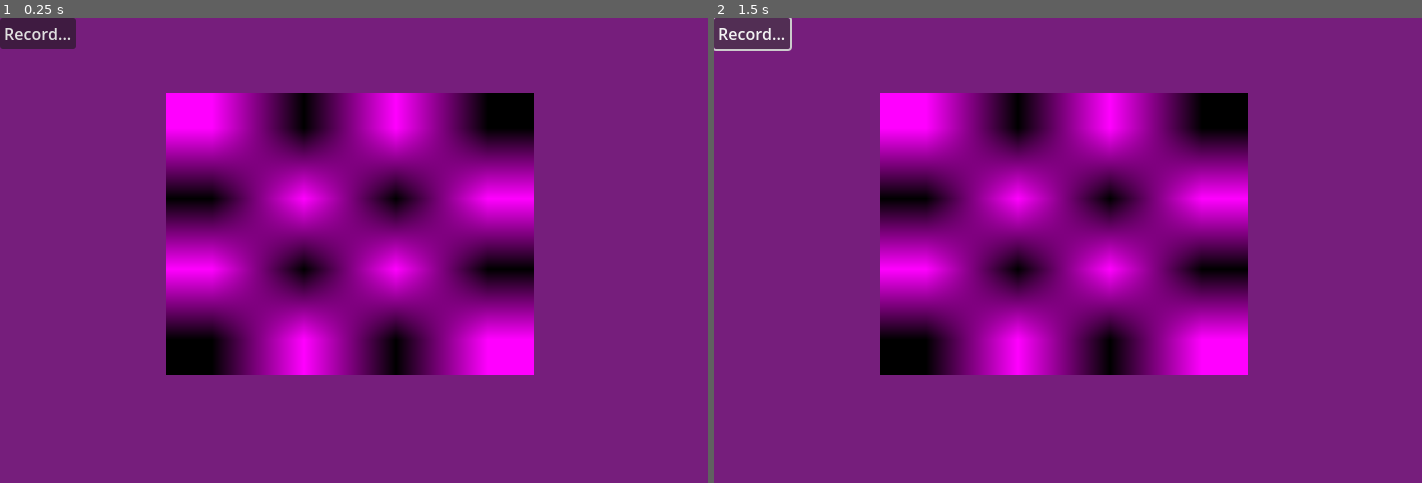
Above: before the commit, frames 1-2 (left to right).
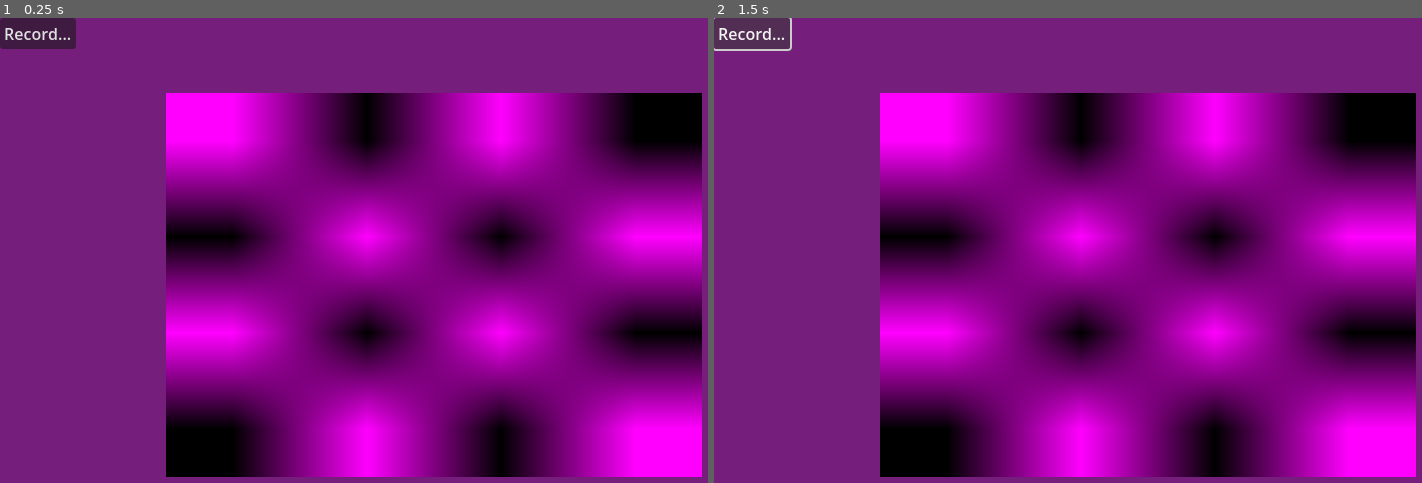
Above: after the commit, the same moments.

Repository: bezark/Monsters-Are-Attacking-the-City
Game: Godot game, scene res://SimpleRecorder.tscn
Same seed, same stepped clock (60 frames per second), same inputs: the game is played once before the commit and once after it.
Inputs:
- Up to frame 1 (0.25 s): no input
- Up to frame 2 (1.5 s): click "Record..." at 0.5 s; click "Record..." at 1.25 s

The runs differ from the first frame. In frame 1, 55% of the frame differs, in the area x 23-100%, y 16-99%; in frame 2, 55%.

Commit message:
Update SimpleRecorder.tscn

Diff:
--- a/monsters-attacking/SimpleRecorder.tscn
+++ b/monsters-attacking/SimpleRecorder.tscn
@@ -26,8 +26,8 @@
 anchor_bottom = 1.0
 offset_left = 166.0
 offset_top = 75.0
-offset_right = -186.0
-offset_bottom = -123.0
+offset_right = -18.0
+offset_bottom = -21.0
 grow_horizontal = 2
 grow_vertical = 2
 texture = ExtResource("2_oy6hb")
